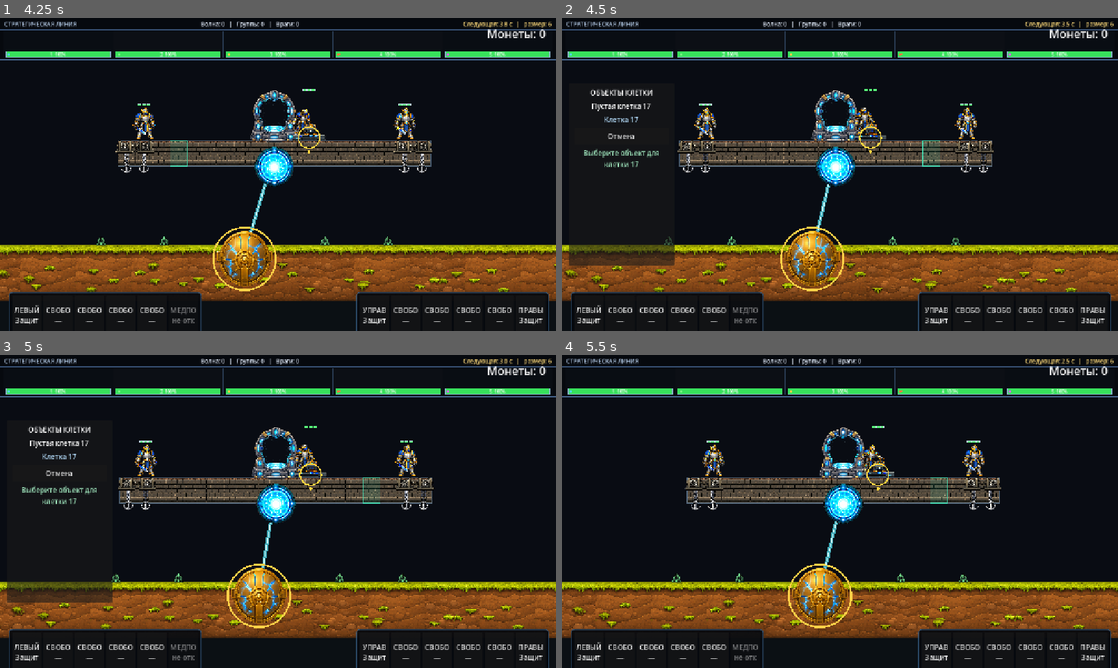
Above: before the commit, frames 1-4 (two rows, left to right).
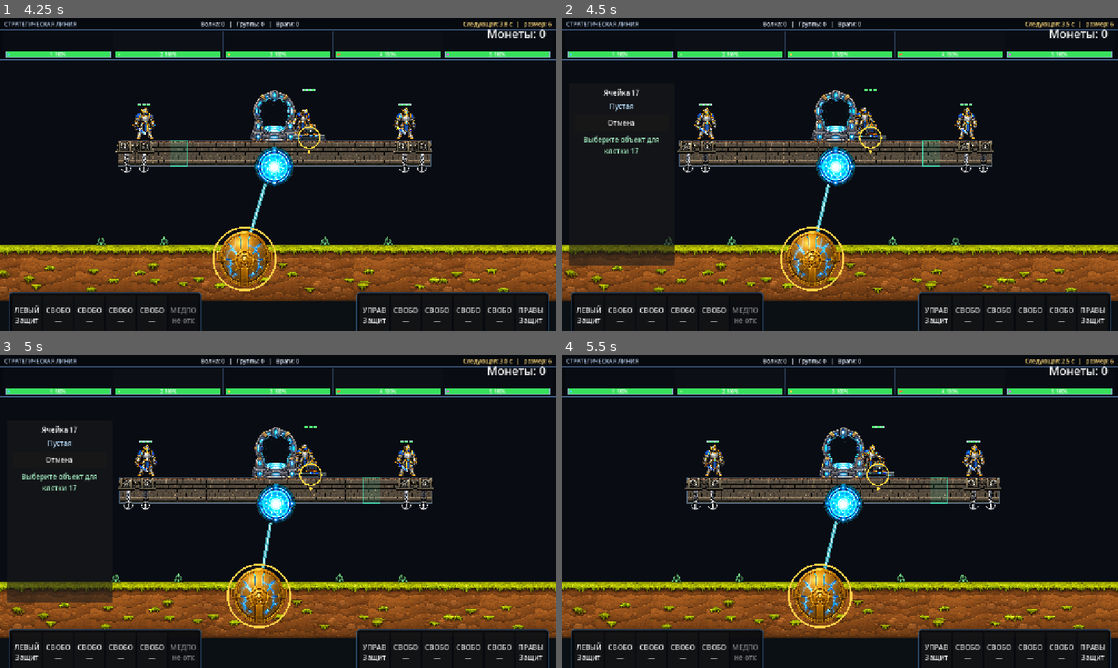
Above: after the commit, the same moments.

Repository: bageus/GloryProtect
Game: Godot game, scene res://scenes/game/game_root_with_flyers.tscn
Same seed, same stepped clock (60 frames per second), same inputs: the game is played once before the commit and once after it.
Inputs (mouse positions are in pixels of both pictures, inside the frame that each line leads up to):
- Up to frame 1 (4.25 s): tap Enter (ui_accept) at 0.5, 0.77, 3.77 s; move the mouse to (250, 237) at 0.52 s; hold Right (ui_right) 0.53-1.25 s; tap 1 at 0.6 s; click (250, 237) at 0.67 s; drag from (444, 221) to (250, 237) at 1.27 s; move the mouse to (111, 127) at 2.02 s; hold Left (ui_left) 2.03-2.75 s; tap 3 at 2.1 s; drag from (305, 174) to (111, 127) at 2.77 s; move the mouse to (194, 96) at 3.52 s; hold Left (ui_left) from 3.53 s (still down); tap R at 3.6 s
- Up to frame 2 (4.5 s): release Left (ui_left) at 4.25 s; drag from (962, 158) to (756, 96) at 4.27 s
- Up to frame 3 (5 s): no input
- Up to frame 4 (5.5 s): move the mouse to (728, 527) at 5.02 s; hold Right (ui_right) from 5.03 s (still down); tap M at 5.1 s; click (728, 527) at 5.17 s

Frame 1 is identical in both runs. In frame 2, 0.9% of the frame differs, in the area x 4-18%, y 22-48%; in frame 3, 0.9%; in frame 4, nothing differs.

Commit message:
NEXT-18C: Simplify selected cell menu and hide unavailable placements
Replace the static object-menu heading with cell number and occupancy, and hide all buildables that fail the complete runtime placement check.

Diff:
--- a/scripts/ui/buildable_placement_panel.gd
+++ b/scripts/ui/buildable_placement_panel.gd
@@ -11,8 +11,8 @@
 var _move_button: Button
 var _demolish_button: Button
 var _cancel_button: Button
-var _selection_label: Label
-var _cell_label: Label
+var _title_label: Label
+var _status_label: Label
 var _feedback_label: Label
 
 
@@ -67,11 +67,11 @@
 
 
 func get_selection_text() -> String:
-	return _selection_label.text
+	return _title_label.text
 
 
 func get_cell_feedback_text() -> String:
-	return _cell_label.text
+	return _status_label.text
 
 
 func _build_view() -> void:
@@ -84,20 +84,16 @@
 	var root_box := VBoxContainer.new()
 	root_box.add_theme_constant_override("separation", 8)
 	margin.add_child(root_box)
-	var title := Label.new()
-	title.text = "ОБЪЕКТЫ КЛЕТКИ"
-	title.horizontal_alignment = HORIZONTAL_ALIGNMENT_CENTER
-	title.add_theme_font_size_override("font_size", 16)
-	root_box.add_child(title)
-	_selection_label = Label.new()
-	_selection_label.horizontal_alignment = HORIZONTAL_ALIGNMENT_CENTER
-	_selection_label.autowrap_mode = TextServer.AUTOWRAP_WORD_SMART
-	root_box.add_child(_selection_label)
-	_cell_label = Label.new()
-	_cell_label.horizontal_alignment = HORIZONTAL_ALIGNMENT_CENTER
-	_cell_label.autowrap_mode = TextServer.AUTOWRAP_WORD_SMART
-	_cell_label.add_theme_color_override("font_color", Color(0.72, 0.88, 1.0))
-	root_box.add_child(_cell_label)
+	_title_label = Label.new()
+	_title_label.horizontal_alignment = HORIZONTAL_ALIGNMENT_CENTER
+	_title_label.autowrap_mode = TextServer.AUTOWRAP_WORD_SMART
+	_title_label.add_theme_font_size_override("font_size", 16)
+	root_box.add_child(_title_label)
+	_status_label = Label.new()
+	_status_label.horizontal_alignment = HORIZONTAL_ALIGNMENT_CENTER
+	_status_label.autowrap_mode = TextServer.AUTOWRAP_WORD_SMART
+	_status_label.add_theme_color_override("font_color", Color(0.72, 0.88, 1.0))
+	root_box.add_child(_status_label)
 	_medical_button = _create_action_button("MedicalButton", _on_medical_pressed)
 	root_box.add_child(_medical_button)
 	_turret_button = _create_action_button("TurretButton", _on_turret_pressed)
@@ -143,30 +139,50 @@
 	visible = _controller.has_cell_context() or _controller.get_mode() != BuildablePlacementController.Mode.IDLE
 	if not visible:
 		return
-	var commands_enabled := _controller.are_commands_enabled()
-	var selected_id := _controller.get_selected_buildable_id()
-	var selected_cell := _controller.get_selected_cell_index()
-	var has_object := selected_id >= 0
-	var has_empty_cell := selected_cell >= 0 and not has_object
+	var commands_enabled: bool = _controller.are_commands_enabled()
+	var selected_id: int = _controller.get_selected_buildable_id()
+	var selected_cell: int = _controller.get_selected_cell_index()
+	var mode: int = _controller.get_mode()
+	var has_object: bool = selected_id >= 0
+	var has_empty_cell: bool = selected_cell >= 0 and not has_object
 	var snapshot: BuildableSnapshot = _grid.get_snapshot(selected_id)
-	_medical_button.visible = has_empty_cell and _grid.balance.is_medical_cell(selected_cell)
-	_turret_button.visible = has_empty_cell and _grid.balance.is_turret_cell(selected_cell)
-	_move_button.visible = has_object and snapshot != null and snapshot.type_id != BuildableType.Id.MEDICAL_STATION
+	var medical_placeable: bool = (
+		mode == BuildablePlacementController.Mode.IDLE
+		and has_empty_cell
+		and commands_enabled
+		and _controller.can_place_type_in_selected_cell(
+			BuildableType.Id.MEDICAL_STATION
+		)
+	)
+	var turret_placeable: bool = (
+		mode == BuildablePlacementController.Mode.IDLE
+		and has_empty_cell
+		and commands_enabled
+		and _controller.can_place_type_in_selected_cell(BuildableType.Id.TURRET)
+	)
+	_medical_button.visible = medical_placeable
+	_turret_button.visible = turret_placeable
+	_move_button.visible = (
+		has_object
+		and snapshot != null
+		and snapshot.type_id != BuildableType.Id.MEDICAL_STATION
+	)
 	_demolish_button.visible = has_object
 	_cancel_button.visible = true
-	var medical_deployed := _grid.get_count_by_type(BuildableType.Id.MEDICAL_STATION)
-	var medical_unlocked := _inventory.get_unlocked_count(BuildableType.Id.MEDICAL_STATION)
-	var turret_deployed := _grid.get_count_by_type(BuildableType.Id.TURRET)
-	var turret_unlocked := _inventory.get_unlocked_count(BuildableType.Id.TURRET)
+	var medical_deployed: int = _grid.get_count_by_type(BuildableType.Id.MEDICAL_STATION)
+	var medical_unlocked: int = _inventory.get_unlocked_count(BuildableType.Id.MEDICAL_STATION)
+	var turret_deployed: int = _grid.get_count_by_type(BuildableType.Id.TURRET)
+	var turret_unlocked: int = _inventory.get_unlocked_count(BuildableType.Id.TURRET)
 	_medical_button.text = "Медпост %d/%d" % [medical_deployed, medical_unlocked]
 	_turret_button.text = "Турель %d/%d" % [turret_deployed, turret_unlocked]
-	_medical_button.disabled = not commands_enabled or not _controller.can_place_type_in_selected_cell(BuildableType.Id.MEDICAL_STATION)
-	_turret_button.disabled = not commands_enabled or not _controller.can_place_type_in_selected_cell(BuildableType.Id.TURRET)
+	_medical_button.disabled = false
+	_turret_button.disabled = false
 	_move_button.disabled = not commands_enabled or not _move_button.visible
 	_demolish_button.disabled = not commands_enabled or not has_object
 	_cancel_button.disabled = false
-	_selection_label.text = _get_selection_text()
-	_cell_label.text = _get_cell_text()
+	var context_cell: int = _get_context_cell_index()
+	_title_label.text = _get_cell_title(context_cell)
+	_status_label.text = _get_cell_status(context_cell)
 	_feedback_label.text = _controller.get_feedback_message()
 	var feedback_color := Color(0.66, 0.95, 0.78)
 	if _controller.is_feedback_error():
@@ -174,40 +190,37 @@
 	_feedback_label.add_theme_color_override("font_color", feedback_color)
 
 
-func _get_selection_text() -> String:
-	var selected_id := _controller.get_selected_buildable_id()
-	if selected_id >= 0:
-		var snapshot: BuildableSnapshot = _grid.get_snapshot(selected_id)
-		if snapshot != null:
-			return "Установлен: %s" % _get_type_title(snapshot.type_id)
-	var cell_index := _controller.get_selected_cell_index()
-	if cell_index >= 0:
-		return "Пустая клетка %d" % (cell_index + 1)
-	var type_id := _controller.get_selected_type_id()
-	if type_id >= 0:
-		return "Размещение: %s" % _get_type_title(type_id)
-	return "Клетка не выбрана"
-
-
-func _get_cell_text() -> String:
-	var cell_index := _controller.get_selected_cell_index()
+func _get_context_cell_index() -> int:
 	if _controller.get_mode() != BuildablePlacementController.Mode.IDLE:
-		cell_index = _controller.get_hovered_cell_index()
+		var hovered_cell: int = _controller.get_hovered_cell_index()
+		if hovered_cell >= 0:
+			return hovered_cell
+	return _controller.get_selected_cell_index()
+
+
+func _get_cell_title(cell_index: int) -> String:
 	if cell_index < 0:
-		return "Выберите клетку на платформе"
-	var occupant_id := _grid.get_buildable_id_at_cell(cell_index)
-	if occupant_id >= 0:
-		var snapshot: BuildableSnapshot = _grid.get_snapshot(occupant_id)
-		if snapshot != null:
-			return "Клетка %d — %s" % [cell_index + 1, _get_type_title(snapshot.type_id)]
-	return "Клетка %d" % (cell_index + 1)
+		return "Ячейка не выбрана"
+	return "Ячейка %d" % (cell_index + 1)
+
+
+func _get_cell_status(cell_index: int) -> String:
+	if cell_index < 0:
+		return ""
+	var occupant_id: int = _grid.get_buildable_id_at_cell(cell_index)
+	if occupant_id < 0:
+		return "Пустая"
+	var snapshot: BuildableSnapshot = _grid.get_snapshot(occupant_id)
+	if snapshot == null:
+		return "Пустая"
+	return _get_type_title(snapshot.type_id)
 
 
 func _get_type_title(type_id: int) -> String:
 	if type_id == BuildableType.Id.MEDICAL_STATION:
-		return "медицинский пост"
+		return "Медицинский пост"
 	if type_id == BuildableType.Id.TURRET:
-		return "турель"
+		return "Турель"
 	return BuildableType.get_display_name(type_id)
 
 
--- a/tests/integration/buildable_placement_ui_scenarios.gd
+++ b/tests/integration/buildable_placement_ui_scenarios.gd
@@ -40,12 +40,26 @@
 
 	assert(not upgrade_panel.z_as_relative)
 	assert(upgrade_panel.z_index > panel.z_index)
+	assert(not panel.visible)
+	assert(not controller.is_grid_preview_visible())
+
+	var locked_cell: int = 3
+	assert(controller.handle_primary_click(
+		platform.get_cell_canvas_center(locked_cell)
+	))
+	await process_frame
+	assert(panel.visible)
+	assert(panel.get_selection_text() == "Ячейка 4")
+	assert(panel.get_cell_feedback_text() == "Пустая")
+	assert(not panel.get_medical_button().visible)
+	assert(not panel.get_turret_button().visible)
+	controller.clear_selection()
+	await process_frame
 
 	inventory.unlock(BuildableType.Id.MEDICAL_STATION)
 	inventory.unlock(BuildableType.Id.TURRET, 2)
 	await process_frame
 	assert(not panel.visible)
-	assert(not controller.is_grid_preview_visible())
 
 	var medical_cell: int = grid.balance.get_medical_cell_indices()[0]
 	assert(controller.handle_primary_click(
@@ -53,6 +67,8 @@
 	))
 	await process_frame
 	assert(panel.visible)
+	assert(panel.get_selection_text() == "Ячейка %d" % (medical_cell + 1))
+	assert(panel.get_cell_feedback_text() == "Пустая")
 	assert(panel.get_medical_button().visible)
 	assert(not panel.get_turret_button().visible)
 	panel.get_medical_button().pressed.emit()
@@ -72,6 +88,9 @@
 	))
 	await process_frame
 	assert(controller.get_selected_buildable_id() == medical_id)
+	assert(panel.get_cell_feedback_text() == "Медицинский пост")
+	assert(not panel.get_medical_button().visible)
+	assert(not panel.get_turret_button().visible)
 	assert(panel.get_demolish_button().visible)
 	assert(not panel.get_move_button().visible)
 	assert(not controller.begin_move_selected())
@@ -83,6 +102,8 @@
 	))
 	await process_frame
 	assert(panel.visible)
+	assert(panel.get_selection_text() == "Ячейка 4")
+	assert(panel.get_cell_feedback_text() == "Пустая")
 	assert(panel.get_turret_button().visible)
 	assert(not panel.get_medical_button().visible)
 	panel.get_turret_button().pressed.emit()
@@ -101,6 +122,9 @@
 	))
 	await process_frame
 	assert(controller.get_selected_buildable_id() == turret_id)
+	assert(panel.get_cell_feedback_text() == "Турель")
+	assert(not panel.get_medical_button().visible)
+	assert(not panel.get_turret_button().visible)
 	assert(panel.get_move_button().visible)
 	panel.get_move_button().pressed.emit()
 	assert(controller.get_mode() == BuildablePlacementController.Mode.MOVE)
